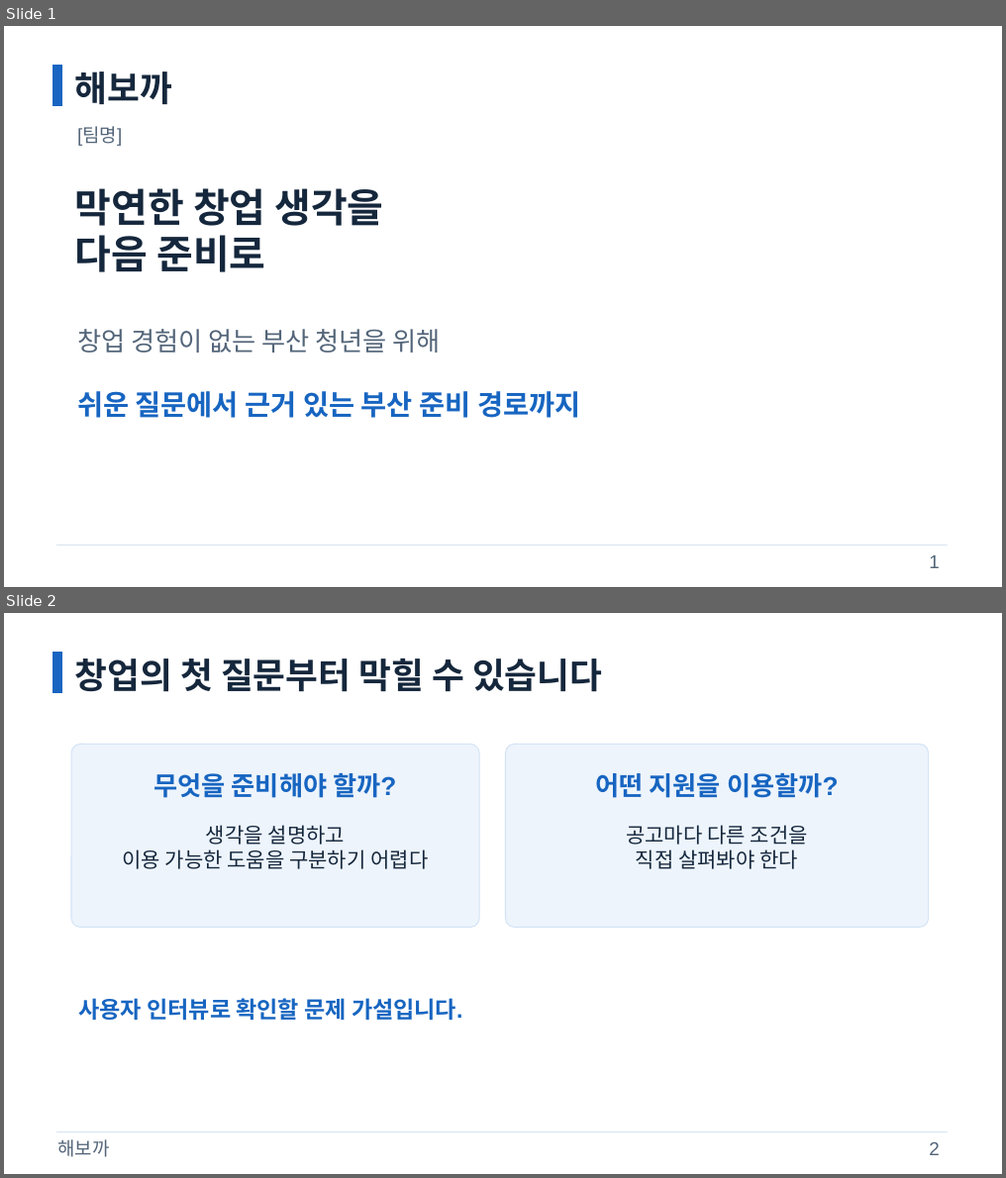
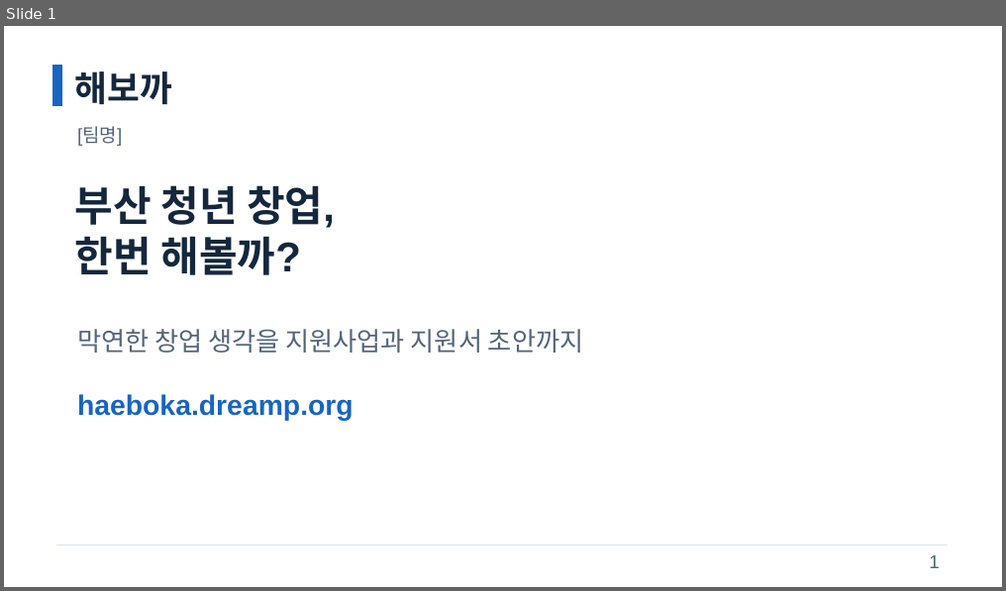
Before and after one commit to samsepi0l-1337/hackaton, a slide deck: docs/presentation/gil-pitch.pptx. Shown one above the other, each under a label of ours: slides 1 and 2 before the commit, slide 1 after it. The pictures are 1006x1178 and 1006x591 pixels, drawn with LibreOffice and Linux fonts; fonts in the diff are those of the drawing. Boxes give left, top, right and bottom in pixels: in the first picture for what was removed or moved away, otherwise in the second. Text is boxed around its words. In the diff, an @@ line names an element or a change of style, - is before the commit and + after.

```diff
--- a/docs/presentation/gil-pitch.pptx
+++ b/docs/presentation/gil-pitch.pptx
@@ slide 2 removed at (x1=4, y1=613, x2=1002, y2=1174), background #FFFFFF @@
@@ rectangle removed at (x1=53, y1=652, x2=62, y2=693) @@
@@ text removed at (x1=75, y1=659, x2=602, y2=692) @@
-창업의 첫 질문부터 막힐 수 있습니다
@@ rounded rectangle removed at (x1=71, y1=744, x2=479, y2=928) @@
@@ rounded rectangle removed at (x1=506, y1=744, x2=929, y2=928) @@
@@ text removed at (x1=154, y1=773, x2=396, y2=798) @@
-무엇을 준비해야 할까?
@@ text removed at (x1=596, y1=773, x2=839, y2=798) @@
-어떤 지원을 이용할까?
@@ text removed at (x1=122, y1=825, x2=428, y2=869) @@
-생각을 설명하고
-이용 가능한 도움을 구분하기 어렵다
@@ text removed at (x1=626, y1=825, x2=808, y2=869) @@
-공고마다 다른 조건을
-직접 살펴봐야 한다
@@ text removed at (x1=79, y1=998, x2=462, y2=1020) @@
-사용자 인터뷰로 확인할 문제 가설입니다.
@@ line removed from (56, 1133) to (947, 1133) @@
@@ text removed at (x1=57, y1=1140, x2=109, y2=1157) @@
-해보까
@@ text removed at (x1=929, y1=1143, x2=940, y2=1156) @@
-2
@@ slide 1 changed as well @@
@@ text at (x1=75, y1=185, x2=335, y2=275): text changed; size 38 to 40 pt @@
-막연한 창업 생각을
-다음 준비로
+부산 청년 창업,
+한번 해볼까?
@@ text at (x1=77, y1=329, x2=583, y2=353): text changed @@
-창업 경험이 없는 부산 청년을 위해
+막연한 창업 생각을 지원사업과 지원서 초안까지
@@ text at (x1=77, y1=394, x2=353, y2=420): text changed @@
-쉬운 질문에서 근거 있는 부산 준비 경로까지
+haeboka.dreamp.org
```
Also in this commit, not shown: 1 other slide changed, 5 slides added, 3 other slides removed, 4 other files.
